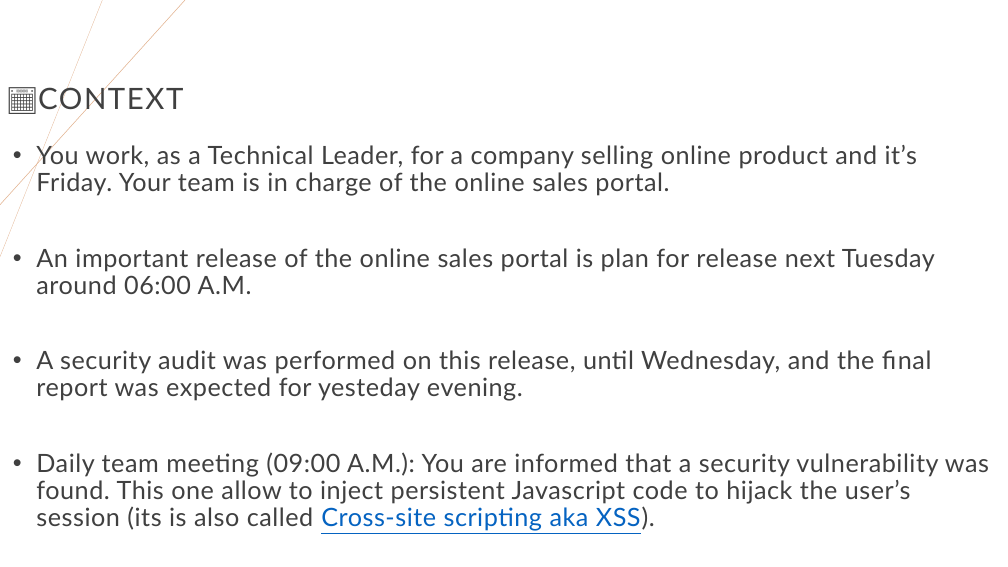
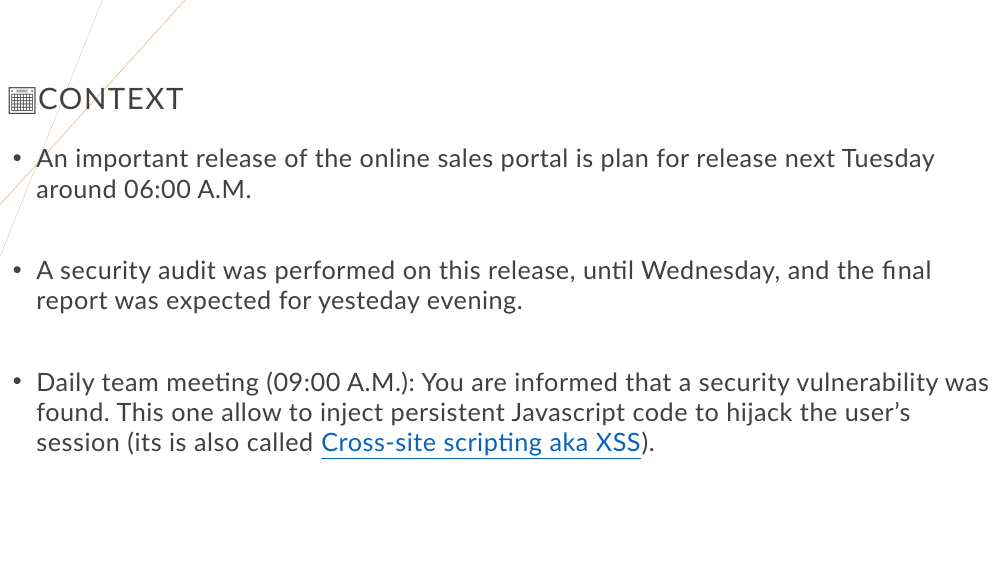
Before and after one commit to righettod/voxxeddays-lux-2024, a slide deck: slide 4 of presentation.pptx (slide 3 before the commit). Drawn at 1008x567 pixels with LibreOffice and Linux fonts; fonts in the diff are those of the drawing. Boxes give left, top, right and bottom in pixels: in the first picture for what was removed or moved away, otherwise in the second. Text is boxed around its words. In the diff, an @@ line names an element or a change of style, - is before the commit and + after.

```diff
--- a/presentation.pptx
+++ b/presentation.pptx
@@ text "An important release of the ..." at <box>36,146,989,456</box>: line spacing 0.9 to 1 @@
@@ text at <box>36,143,917,196</box>: paragraph removed @@
-• You work, as a Technical Leader, for a company selling online product and it’s Friday. Your team is in charge of the online sales portal.
```
Also in this commit, not shown: 7 other slides changed, 19 slides added, 2 other files.
